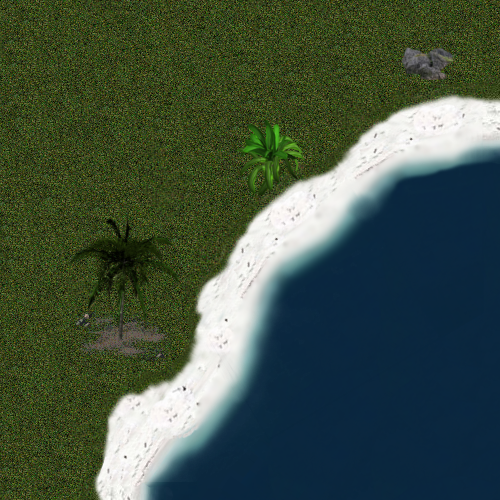
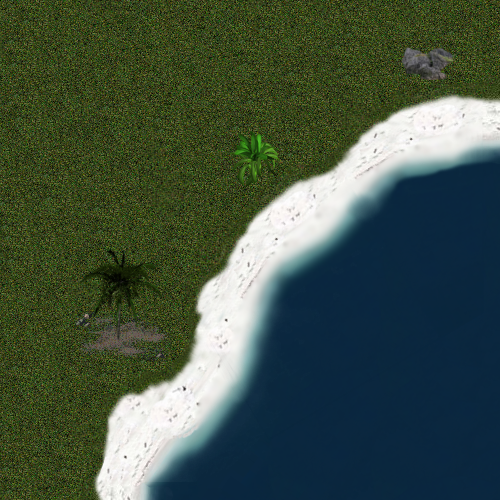
Layered file, before and after one edit (500 × 500). Changes by layer:
painted on "Clipboard#3" over 228, 119, 306, 196
painted on "Clipboard#2" over 68, 217, 180, 341
